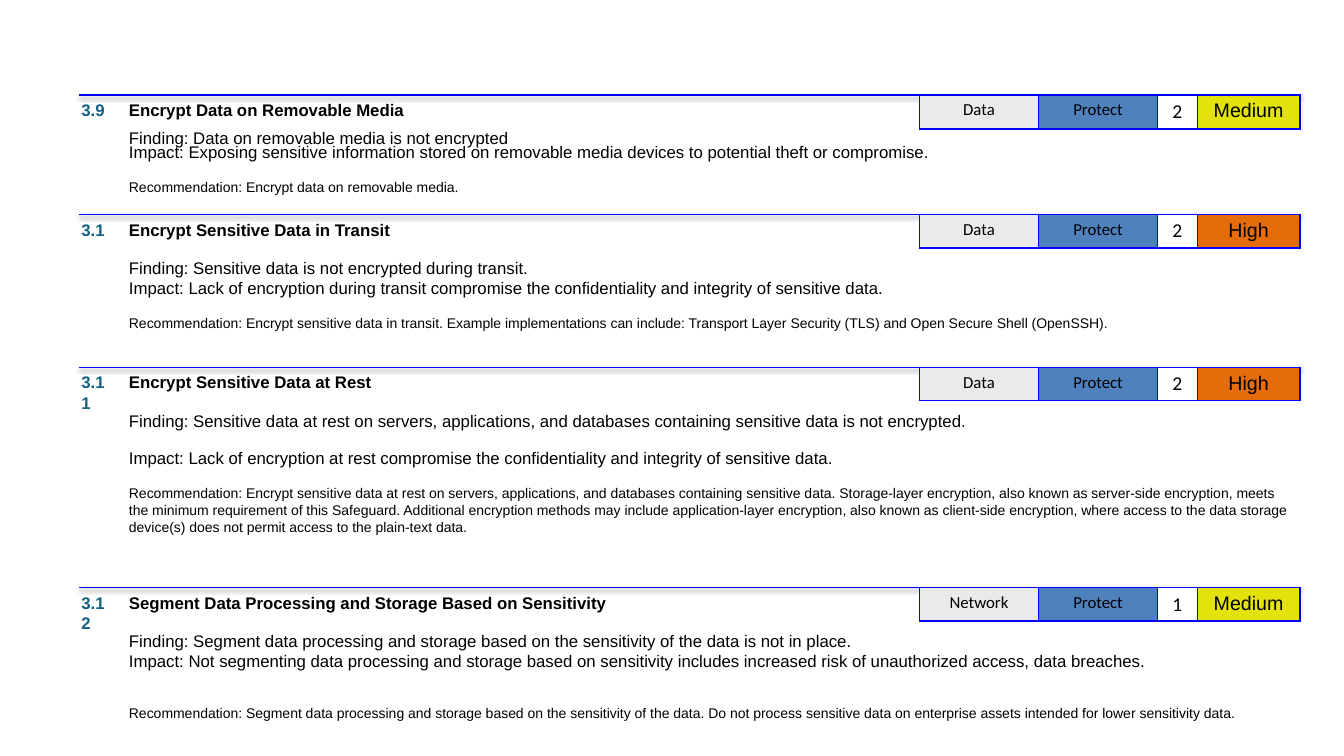
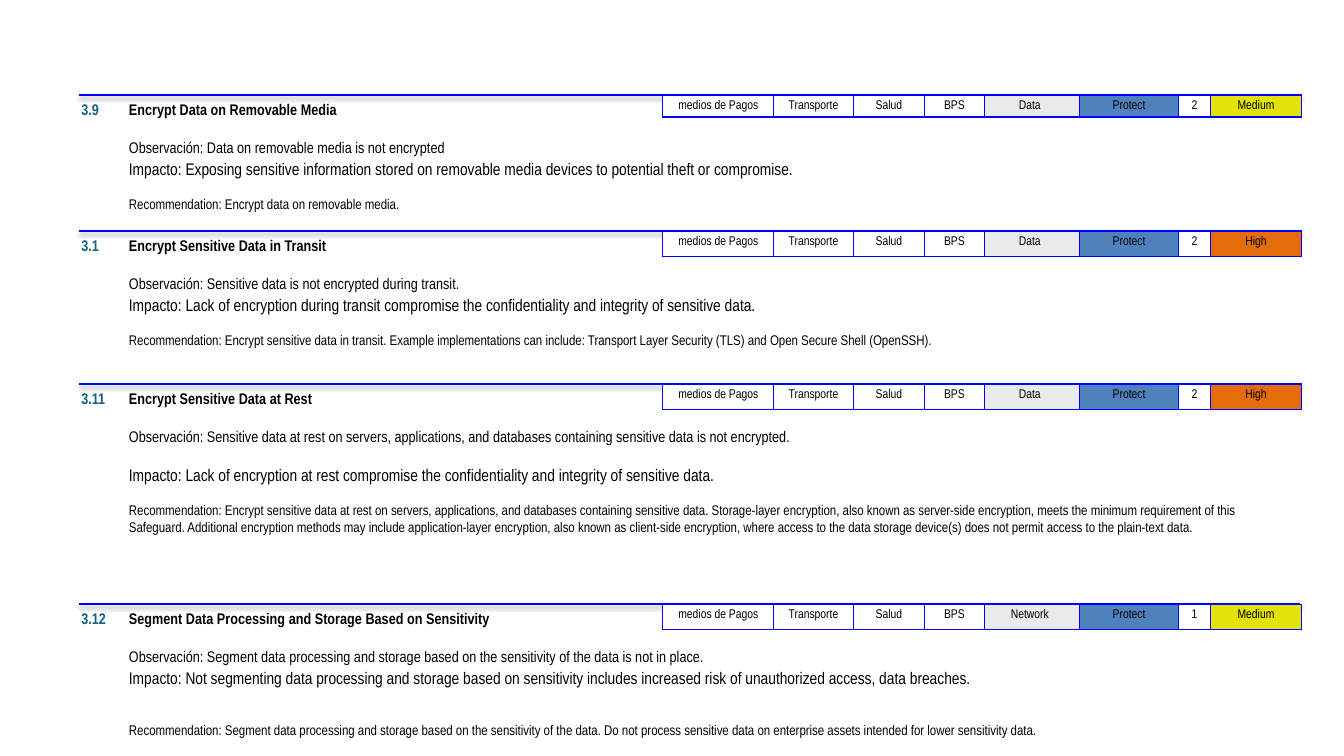
Before and after one commit to lablanco/PowerPointAutomation, a slide deck: slide 8 of ppts/0001_SUMMARY.pptx (slide 7 before the commit). Drawn at 1344x756 pixels with LibreOffice and Linux fonts; fonts in the diff are those of the drawing. Boxes give left, top, right and bottom in pixels: in the first picture for what was removed or moved away, otherwise in the second. Text is boxed around its words. In the diff, an @@ line names an element or a change of style, - is before the commit and + after.

```diff
--- a/ppts/0001_SUMMARY.pptx
+++ b/ppts/0001_SUMMARY.pptx
@@ table added at [662, 95, 984, 116], 1 rows, 4 columns @@
+medios de Pagos | Transporte | Salud | BPS
@@ table at [980, 95, 1301, 115] @@
@@ size 12 to 9 pt in "Data", "Protect" @@
@@ font Calibri to Arial Narrow in "Data", "Protect", "2" @@
@@ size 14 to 9 pt in "2", "Medium" @@
@@ font Arial to Arial Narrow in "Medium" @@
@@ table: place and size @@
-table at [920, 95, 1300, 126]
+table at [980, 95, 1301, 115]
@@ text at [129, 141, 445, 156]: text changed; size 12 to 11 pt; font Arial to Arial Narrow @@
-Finding: Data on removable media is not encrypted
+Observación: Data on removable media is not encrypted
@@ text at [129, 163, 793, 179]: text changed; font Arial to Arial Narrow @@
-Impact: Exposing sensitive information stored on removable media devices to potential theft or compromise.
+Impacto: Exposing sensitive information stored on removable media devices to potential theft or compromise.
@@ text "Recommendation: Encrypt data on removable ...": place and size @@
-text "Recommendation: Encrypt data on removable ..." at [129, 182, 459, 195]
+text "Recommendation: Encrypt data on removable ..." at [129, 199, 399, 212]
@@ table added at [662, 231, 984, 252], 1 rows, 4 columns @@
+medios de Pagos | Transporte | Salud | BPS
@@ table at [980, 231, 1301, 252] @@
@@ size 12 to 9 pt in "Data", "Protect" @@
@@ font Calibri to Arial Narrow in "Data", "Protect", "2" @@
@@ size 14 to 9 pt in "2", "High" @@
@@ font Arial to Arial Narrow in "High" @@
@@ table: place and size @@
-table at [920, 215, 1300, 246]
+table at [980, 231, 1301, 252]
@@ text at [129, 299, 756, 315]: text changed; font Arial to Arial Narrow @@
-Impact: Lack of encryption during transit compromise the confidentiality and integrity of sensitive data.
+Impacto: Lack of encryption during transit compromise the confidentiality and integrity of sensitive data.
@@ text at [129, 277, 459, 292]: text changed; size 12 to 11 pt; font Arial to Arial Narrow @@
-Finding: Sensitive data is not encrypted during transit.
+Observación: Sensitive data is not encrypted during transit.
@@ size 12 to 11 pt, font Arial to Arial Narrow in 8 elements at [81, 104, 99, 115], [129, 104, 337, 118], [81, 240, 99, 251], [129, 240, 326, 254], [81, 613, 106, 624], [129, 613, 489, 627], [129, 393, 312, 407], [81, 393, 105, 404] @@
@@ 9 texts, 3 lines: place and size @@
-9 texts, 3 lines at [80, 215, 1301, 721]
+9 texts, 3 lines at [80, 231, 1301, 738]
@@ table added at [662, 384, 984, 405], 1 rows, 4 columns @@
+medios de Pagos | Transporte | Salud | BPS
@@ table at [980, 384, 1301, 405] @@
@@ size 12 to 9 pt in "Data", "Protect" @@
@@ font Calibri to Arial Narrow in "Data", "Protect", "2" @@
@@ size 14 to 9 pt in "2", "High" @@
@@ font Arial to Arial Narrow in "High" @@
@@ table: place and size @@
-table at [920, 367, 1300, 398]
+table at [980, 384, 1301, 405]
@@ text at [129, 430, 790, 445]: text changed; size 12 to 11 pt; font Arial to Arial Narrow @@
-Finding: Sensitive data at rest on servers, applications, and databases containing sensitive data is not encrypted.
+Observación: Sensitive data at rest on servers, applications, and databases containing sensitive data is not encrypted.
@@ text at [129, 469, 714, 485]: text changed; font Arial to Arial Narrow @@
-Impact: Lack of encryption at rest compromise the confidentiality and integrity of sensitive data.
+Impacto: Lack of encryption at rest compromise the confidentiality and integrity of sensitive data.
@@ table added at [662, 604, 984, 625], 1 rows, 4 columns @@
+medios de Pagos | Transporte | Salud | BPS
@@ table at [980, 604, 1301, 624] @@
@@ size 12 to 9 pt in "Network", "Protect" @@
@@ font Calibri to Arial Narrow in "Network", "Protect", "1" @@
@@ size 14 to 9 pt in "1", "Medium" @@
@@ font Arial to Arial Narrow in "Medium" @@
@@ table: place and size @@
-table at [920, 588, 1300, 619]
+table at [980, 604, 1301, 624]
@@ text at [129, 650, 704, 665]: text changed; size 12 to 11 pt; font Arial to Arial Narrow @@
-Finding: Segment data processing and storage based on the sensitivity of the data is not in place.
+Observación: Segment data processing and storage based on the sensitivity of the data is not in place.
@@ text at [129, 672, 970, 688]: text changed; font Arial to Arial Narrow @@
-Impact: Not segmenting data processing and storage based on sensitivity includes increased risk of unauthorized access, data breaches.
+Impacto: Not segmenting data processing and storage based on sensitivity includes increased risk of unauthorized access, data breaches.
@@ font Arial to Arial Narrow in 4 elements at [129, 505, 1235, 535], [129, 199, 399, 212], [129, 335, 931, 348], [129, 725, 1036, 738] @@
```
Also in this commit, not shown: 48 other slides changed, 1 slide added, 3 other files.
